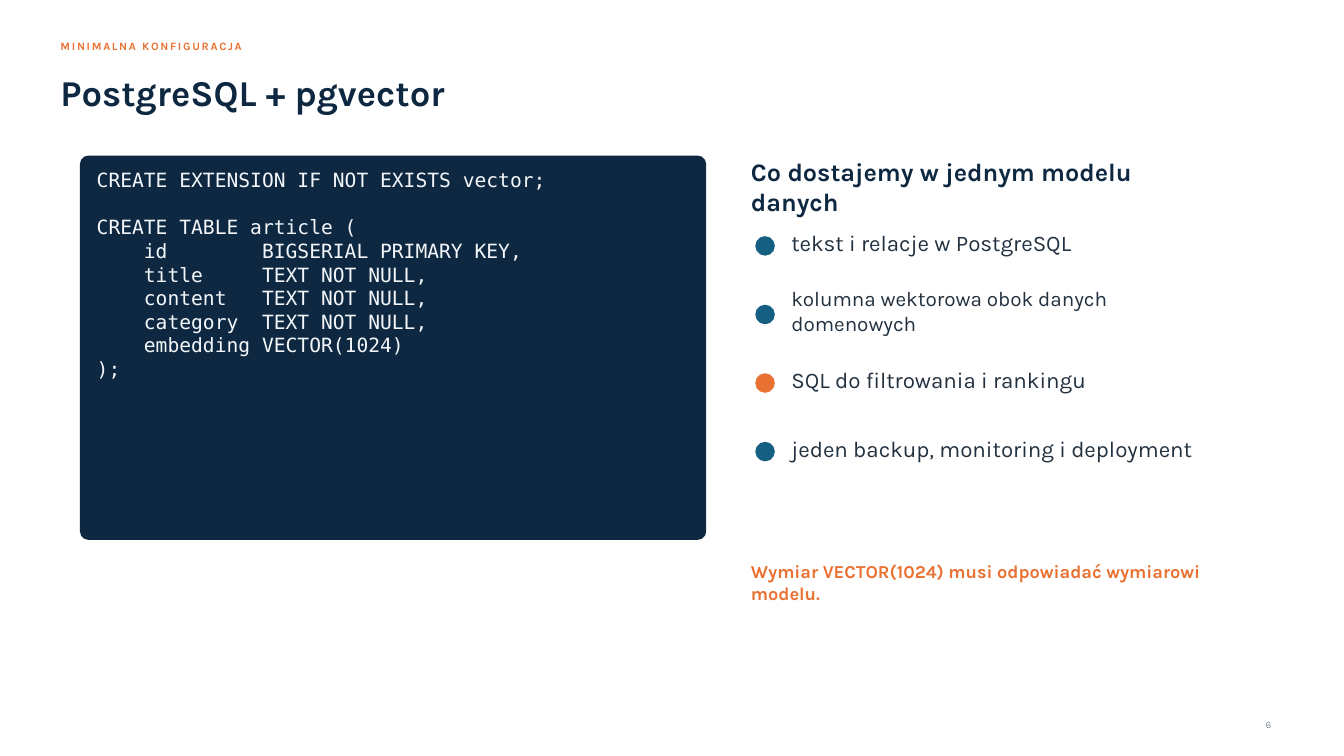
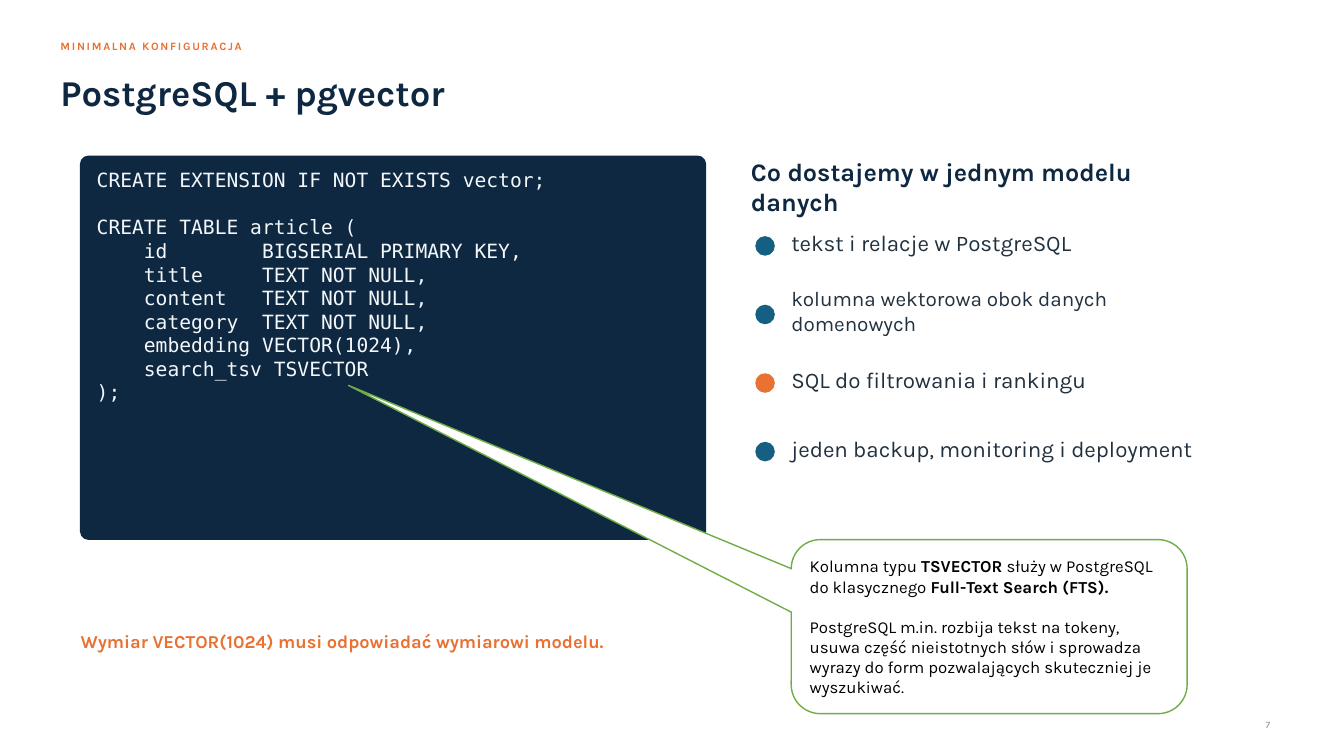
Before and after one commit to toudidel/semantic-search-demo, a slide deck: slide 7 of semantic-search.pptx (slide 6 before the commit). Drawn at 1344x756 pixels with LibreOffice and Linux fonts; fonts in the diff are those of the drawing. Boxes give left, top, right and bottom in pixels: in the first picture for what was removed or moved away, otherwise in the second. Text is boxed around its words. In the diff, an @@ line names an element or a change of style, - is before the commit and + after.

```diff
--- a/semantic-search.pptx
+++ b/semantic-search.pptx
@@ text at <box>144,337,416,381</box>: text changed @@
-embedding VECTOR(1024)
+embedding VECTOR(1024),
+search_tsv TSVECTOR
@@ rounded speech box added at <box>791,539,1188,714</box>, fill #FFFFFF, outline #70AD47 1 pt, 12 pt, text #000000 @@
+Kolumna typu TSVECTOR służy w PostgreSQL do klasycznego Full-Text Search (FTS).
+PostgreSQL m.in. rozbija tekst na tokeny, usuwa część nieistotnych słów i sprowadza wyrazy do form pozwalających skuteczniej je wyszukiwać.
@@ text "Wymiar VECTOR(1024) musi odpowiadać wymiarowi ..." rewrapped from <box>751,564,1200,601</box> to <box>81,634,603,653</box> @@
@@ page number at <box>1266,722,1271,728</box>: text changed @@
-6
+7
```
Also in this commit, not shown: 12 other slides changed, 1 slide added, 1 slide removed.
